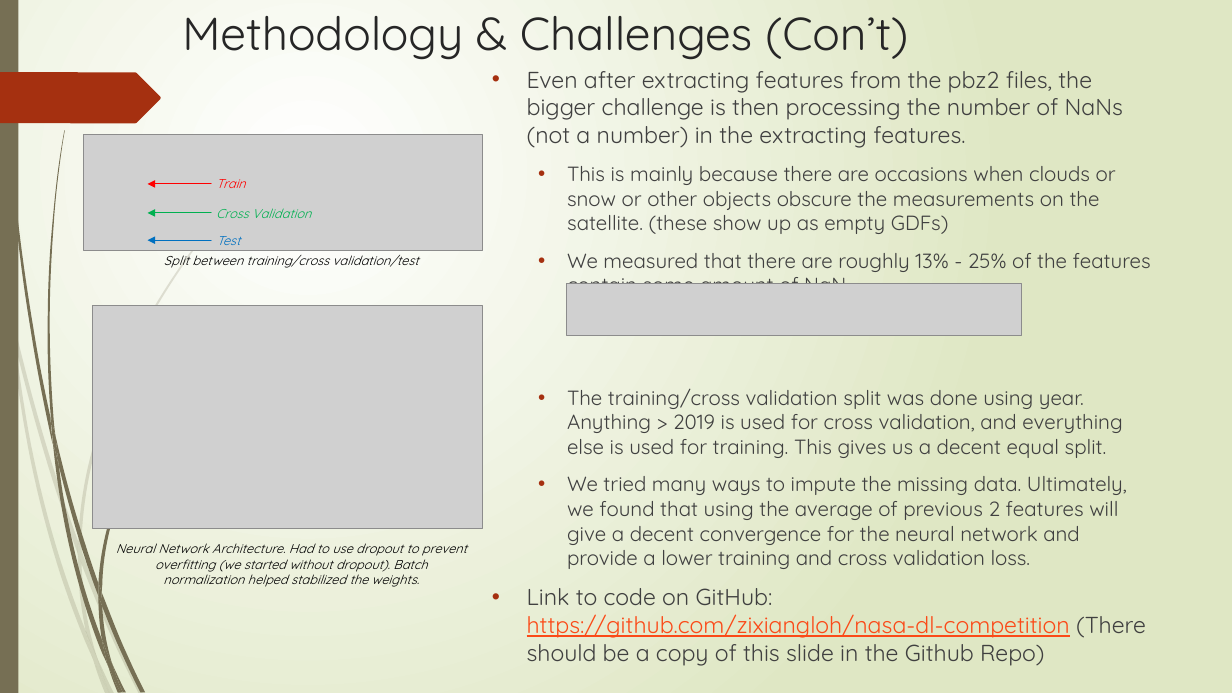
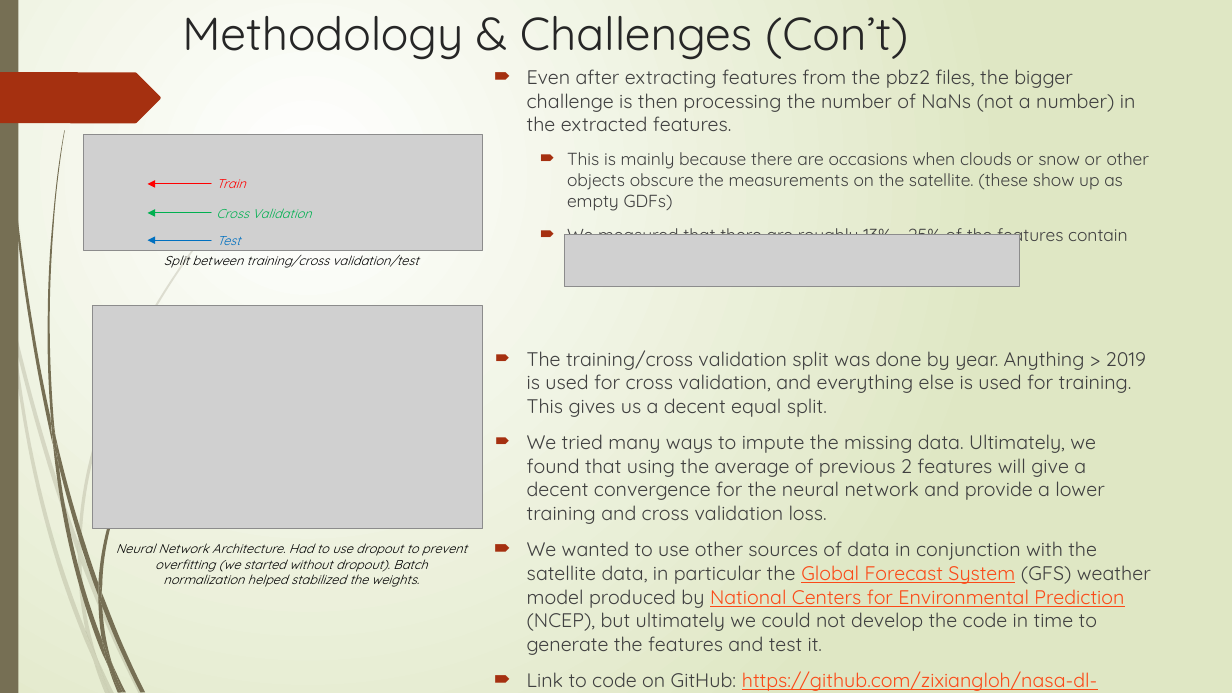
Before and after one commit to zixiangloh/nasa-dl-competition, a slide deck: slide 4 of NASA_Airathon_Summary_And_Methods.pptx. Drawn at 1232x693 pixels with LibreOffice and Linux fonts; fonts in the diff are those of the drawing; grey boxes stand for pictures. Boxes give left, top, right and bottom in pixels: in the first picture for what was removed or moved away, otherwise in the second. Text is boxed around its words. In the diff, an @@ line names an element or a change of style, - is before the commit and + after.

```diff
--- a/NASA_Airathon_Summary_And_Methods.pptx
+++ b/NASA_Airathon_Summary_And_Methods.pptx
@@ text at <box>527,69,1136,131</box>: text changed; size 18 to 15.3 pt @@
-• Even after extracting features from the pbz2 files, the bigger challenge is then processing the number of NaNs (not a number) in the extracting features.
+🠶 Even after extracting features from the pbz2 files, the bigger challenge is then processing the number of NaNs (not a number) in the extracted features.
@@ text at <box>527,152,1150,691</box>: size 16 to 13.6 pt in "This is mainly because there are occasions ...", "We measured that there are roughly 13% ..."; size 16 to 15.3 pt in "We tried many ways to impute the ..."; size 18 to 15.3 pt in "Link to code on GitHub: https://github.com/zixiangloh/nasa-d ..."; bullet • to 🠶; list level 2 to 1 in "We tried many ways to ..." @@
@@ picture: place and size @@
-picture at <box>567,283,1022,335</box>
+picture at <box>565,235,1020,287</box>
@@ text at <box>527,350,1146,417</box>: text changed; size 16 to 15.3 pt @@
-  • The training/cross validation split was done using year. Anything > 2019 is used for cross validation, and everything else is used for training. This gives us a decent equal split.
+🠶 The training/cross validation split was done by year. Anything > 2019 is used for cross validation, and everything else is used for training. This gives us a decent equal split.
@@ text at <box>527,541,1151,655</box>: paragraph added @@
+🠶 We wanted to use other sources of data in conjunction with the satellite data, in particular the Global Forecast System (GFS) weather model produced by National Centers for Environmental Prediction (NCEP), but ultimately we could not develop the code in time to generate the features and test it.
```
Also in this commit, not shown: 3 other slides changed.
